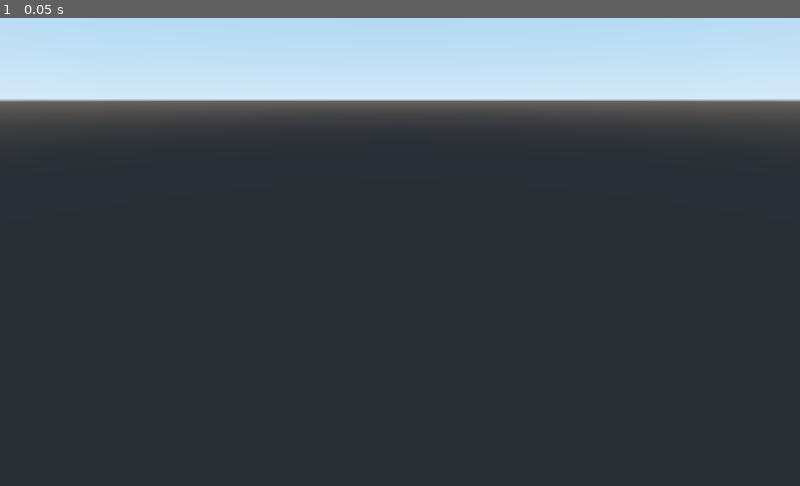
Above: before the commit, frame 1.
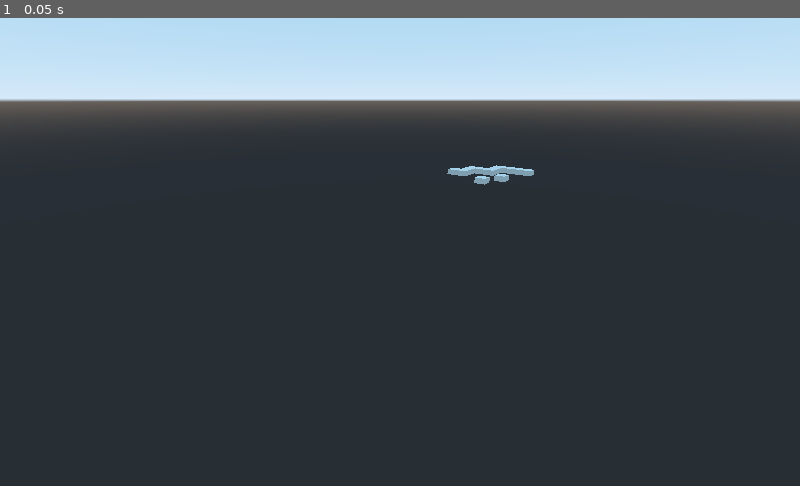
Above: after the commit, the same moment.

Repository: RubrBand/split
Game: Godot game, scene res://Scenes/Main.tscn
Two runs of this game, one before a commit and one after it. Both use one fixed random seed, a clock stepped at 60 frames per second and the inputs below. Before the commit the project has no main scene; this scene is started directly in both runs.
Inputs:
- Up to frame 1 (0.05 s): no input

The runs differ from the first frame. In frame 1, 0.2% of the frame differs, in the area x 55-67%, y 31-36%.

Commit message:
Gridmap and simple wall

Diff:
--- /dev/null
+++ b/Mesh Libraries/celllibrary.tres
@@ -0,0 +1,10 @@
+[gd_resource type="MeshLibrary" load_steps=2 format=2]
+
+[ext_resource path="res://Meshes/tmp_wall.tres" type="CubeMesh" id=1]
+
+[resource]
+item/0/name = "wall"
+item/0/mesh = ExtResource( 1 )
+item/0/mesh_transform = null
+item/0/shapes = [  ]
+item/0/navmesh_transform = Transform( 1, 0, 0, 0, 1, 0, 0, 0, 1, 0, 0, 0 )
--- /dev/null
+++ b/Meshes/tmp_wall.tres
@@ -0,0 +1,4 @@
+[gd_resource type="CubeMesh" format=2]
+
+[resource]
+size = Vector3( 1, 0.5, 1 )
--- a/Scenes/Main.tscn
+++ b/Scenes/Main.tscn
@@ -1,14 +1,19 @@
-[gd_scene format=2]
+[gd_scene load_steps=2 format=2]
+
+[ext_resource path="res://Mesh Libraries/celllibrary.tres" type="MeshLibrary" id=1]
 
 [node name="GameManager" type="Node"]
 
 [node name="GridMap" type="GridMap" parent="."]
+mesh_library = ExtResource( 1 )
+cell_size = Vector3( 1, 1, 1 )
+cell_center_y = false
 data = {
-"cells": PoolIntArray(  )
+"cells": PoolIntArray( 65535, 1, 0, 0, 65531, 536870912, 1, 65531, 0, 65534, 65531, 0, 65535, 65531, 0, 65534, 65532, 536870912, 65532, 65533, 0, 65533, 65533, 536870912, 65534, 65533, 536870912, 65532, 65534, -1073741824, 0, 65535, -1610612736, 65531, 65535, 0, 65532, 65535, 536870912 )
 }
 __meta__ = {
 "_editor_clip_": 0
 }
 
 [node name="Camera" type="Camera" parent="."]
-transform = Transform( 0.785522, -0.256085, 0.563361, 0, 0.910359, 0.41382, -0.618834, -0.325064, 0.715107, 1.11707, 0.991676, 1.14772 )
+transform = Transform( 0.785522, -0.256085, 0.563361, 0, 0.910359, 0.41382, -0.618834, -0.325064, 0.715107, 12.364, 6.58444, 29.8239 )
--- a/project.godot
+++ b/project.godot
@@ -16,6 +16,7 @@
 [application]
 
 config/name="Split"
+run/main_scene="res://Scenes/Main.tscn"
 config/icon="res://icon.png"
 
 [rendering]
